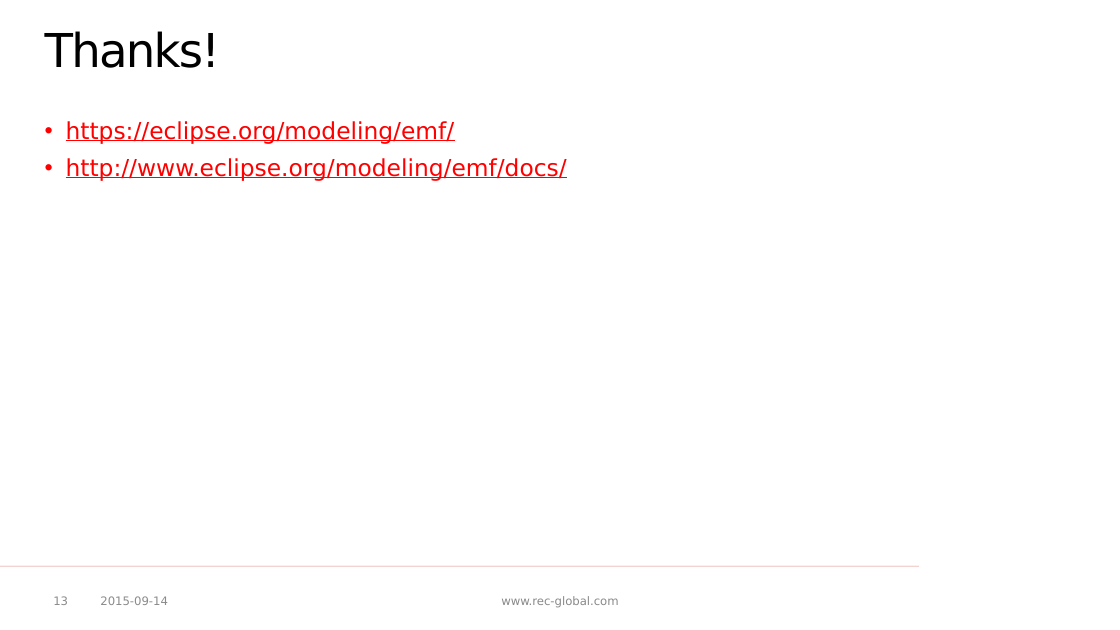
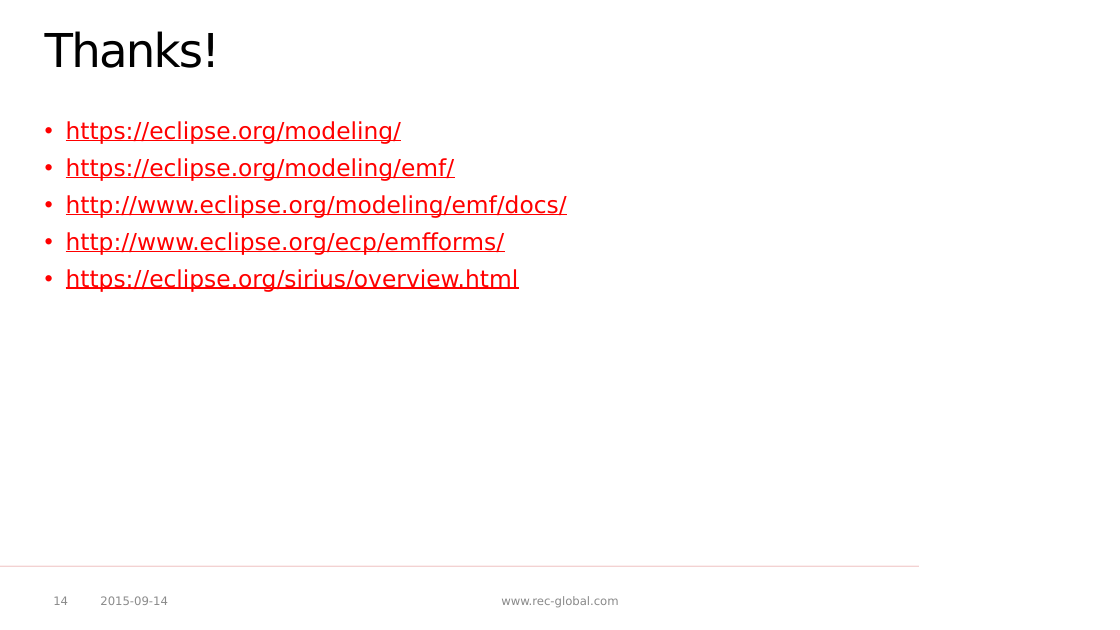
Before and after one commit to p-zalejko/jug_emf, a slide deck: slide 14 of JUG - EMF.pptx (slide 13 before the commit). Drawn at 1120x630 pixels with LibreOffice and Linux fonts; fonts in the diff are those of the drawing; background and template pictures are left out. Boxes give left, top, right and bottom in pixels: in the first picture for what was removed or moved away, otherwise in the second. Text is boxed around its words. In the diff, an @@ line names an element or a change of style, - is before the commit and + after.

```diff
--- a/JUG - EMF.pptx
+++ b/JUG - EMF.pptx
@@ text at (66,121,401,144): paragraph added @@
+    • https://eclipse.org/modeling/
@@ text at (66,232,519,292): paragraphs added @@
+• http://www.eclipse.org/ecp/emfforms/
+• https://eclipse.org/sirius/overview.html
@@ page number at (53,596,68,605): text changed @@
-13
+14
```
Also in this commit, not shown: 5 other slides changed, 1 slide added, 16 other files.
